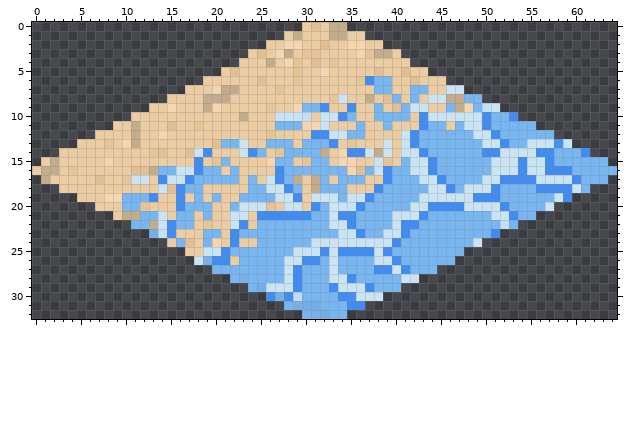
File history of a sprite sheet, source/core/assets/images/65x33_tiles/shorelineBottomRight.png. That is the earlier state.
The file is 65x33 pixels. Colours within 5 levels of each other are drawn and written as one.
Now the later version:
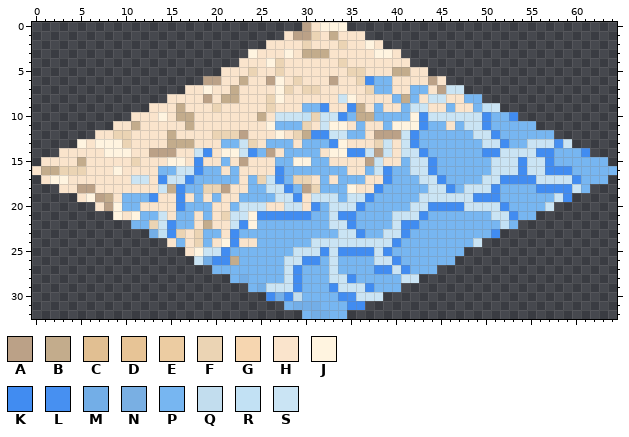
Palette (. is transparent): A #bba187  B #c3ac8c  C #e1bf92  D #e7c496  E #eccca2  F #ebd4b4  G #f6d6b0  H #fae4cc  J #fff4e0  K #418cf1  L #4790f1  M #73aee7  N #79afe3  P #77b6f1  Q #c2ddee  R #c2e1f4  S #cae4f4
The commit says: New version of the shorelines design added
Change:
Changed rows in their new state; - is an unchanged pixel.
first column x 0:
 0 ------------------------------AHJJJ--------------
 1 ----------------------------HAAFH-HHH------------
 2 --------------------------HHHHFHHHFHHJH----------
 3 ------------------------JHHHJHBBBHHHHHJJH--------
 4 -----------------------HHHJFHHHHHHFHHHHHHH-------
 5 ---------------------HHHFHHFHHHHHHHFFHHHBBHH-----
 6 -------------------AAHHBHHAJHFHHHAHHF---HHHHAH---
 7 -----------------HHJHH-HHHHJFHFFHHHHHF--HH--HA---
 8 ---------------HHHHAH-BHHHFJHHHHHH-JHHHH-B-H--HH-
 9 -------------HHHBHHHFHHHHHFHHH---HH-BH-HH---HH-HH
10 -----------HHHJHBBHHHHHHHBH----F----BB----J------
11 ---------HH-HHHHHBHHHHHHHHJ---FH-JJH-HH-JJJ---H--
12 -------HHFFHHHHBHHHHFFFAHHHJHFB------HAAA--------
13 -----JHJJJFHHHHBBBHHH---FH---H----JHHHF-H--------
14 ---HHHHHJJJHHAAAHH--HJJ---AH----HJJ---A-H--------
15 -HHHHBHHHHHFHHHJJH-HH-HAHHH--JJ--HHHHA-HH--------
16 H--FFFHHHJHHHH-------H-HHHH--------HH------------
17 -HJJHHHHHHH--H---------H-F---FFH-H---HH----------
18 ---HHAAHHHHHHH-B---FFAHH------AF---JHH-----------
19 -----HJABH----HH-H-H-HH-------H------------------
20 -------HAJ--HHHH----HH----HH--H------------------
21 ---------JHJ---H--H-HF--J------------------------
22 -------------F----HBHH--J------------------------
23 ----------------FHF--H---------------------------
24 ---------------H-HF-HJ-HH------------------------
25 -----------------HJ------------------------------
26 -------------------M--B--------------------------
28 -----------------------M-------------------------
31 -----------------------------M-------------------
32 -------------------------------M-----------------
Boxes around the changes in both pictures, in picture pixels (x1, y1, x2, y2):
changed: (32, 22, 473, 283)
changed: (293, 301, 320, 319)
